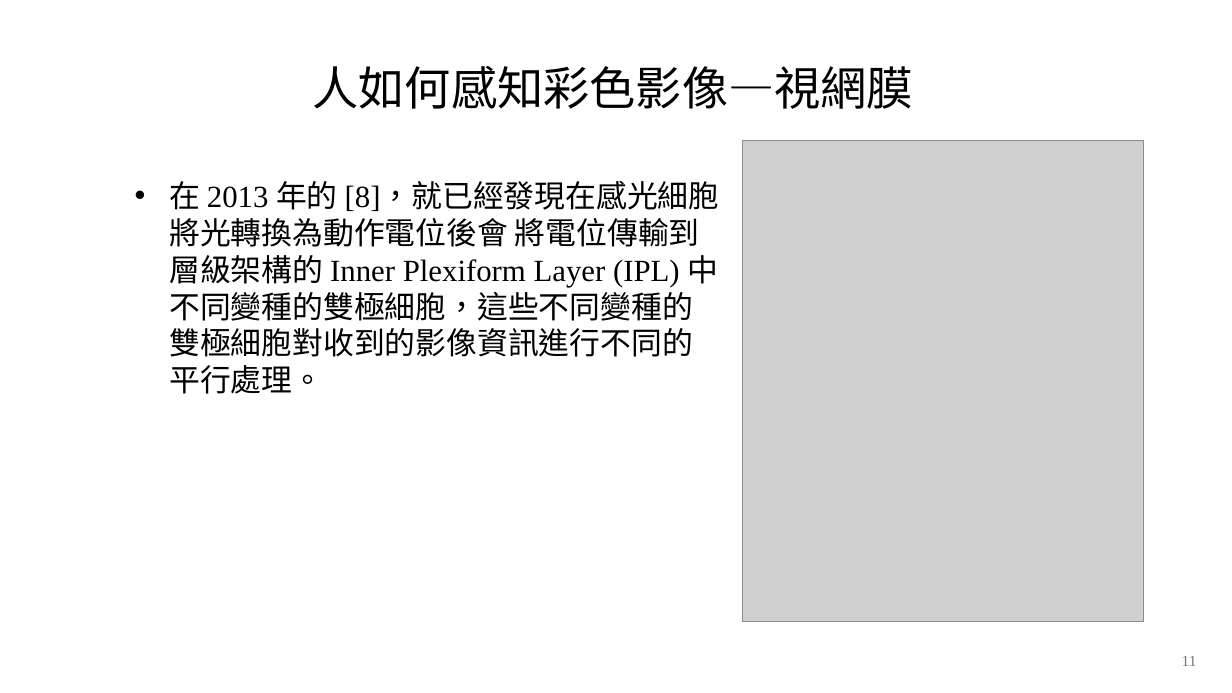
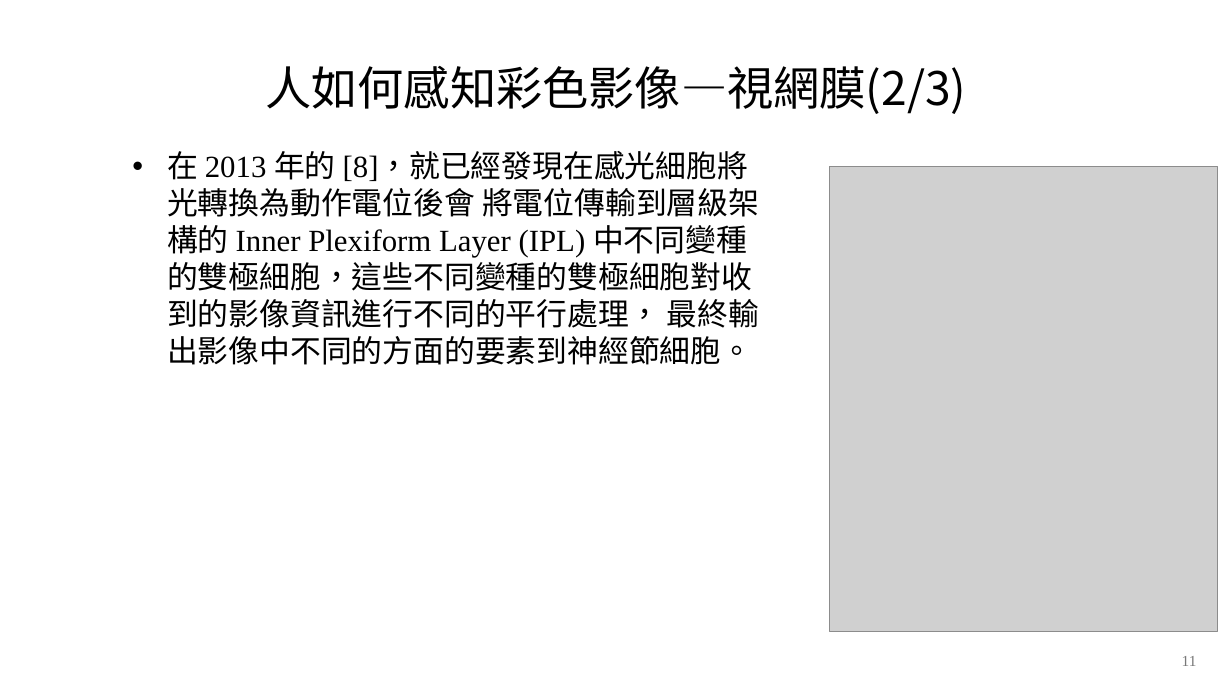
Before and after one commit to Cobra30621/RGB_SFM_V2, a slide deck: slide 11 of 文件/ppt/簡報.pptx. Drawn at 1232x693 pixels with LibreOffice and Linux fonts; fonts in the diff are those of the drawing; grey boxes stand for pictures; background and template pictures are left out. Boxes give left, top, right and bottom in pixels: in the first picture for what was removed or moved away, otherwise in the second. Text is boxed around its words. In the diff, an @@ line names an element or a change of style, - is before the commit and + after.

```diff
--- a/文件/ppt/簡報.pptx
+++ b/文件/ppt/簡報.pptx
@@ text at (265, 66, 966, 114): text changed @@
-人如何感知彩色影像—視網膜
+人如何感知彩色影像—視網膜(2/3)
@@ text at (167, 151, 759, 365): text changed @@
-• 在 2013 年的 [8]，就已經發現在感光細胞將光轉換為動作電位後會 將電位傳輸到層級架構的 Inner Plexiform Layer (IPL) 中不同變種的雙極細胞，這些不同變種的雙極細胞對收到的影像資訊進行不同的平行處理。
+• 在 2013 年的 [8]，就已經發現在感光細胞將光轉換為動作電位後會 將電位傳輸到層級架構的 Inner Plexiform Layer (IPL) 中不同變種的雙極細胞，這些不同變種的雙極細胞對收到的影像資訊進行不同的平行處理， 最終輸出影像中不同的方面的要素到神經節細胞。
@@ picture: place and size @@
-picture at (742, 140, 1143, 622)
+picture at (830, 166, 1218, 631)
```
Also in this commit, not shown: 3 other slides changed, 2 slides added, 2 slides removed, 5 other files.
